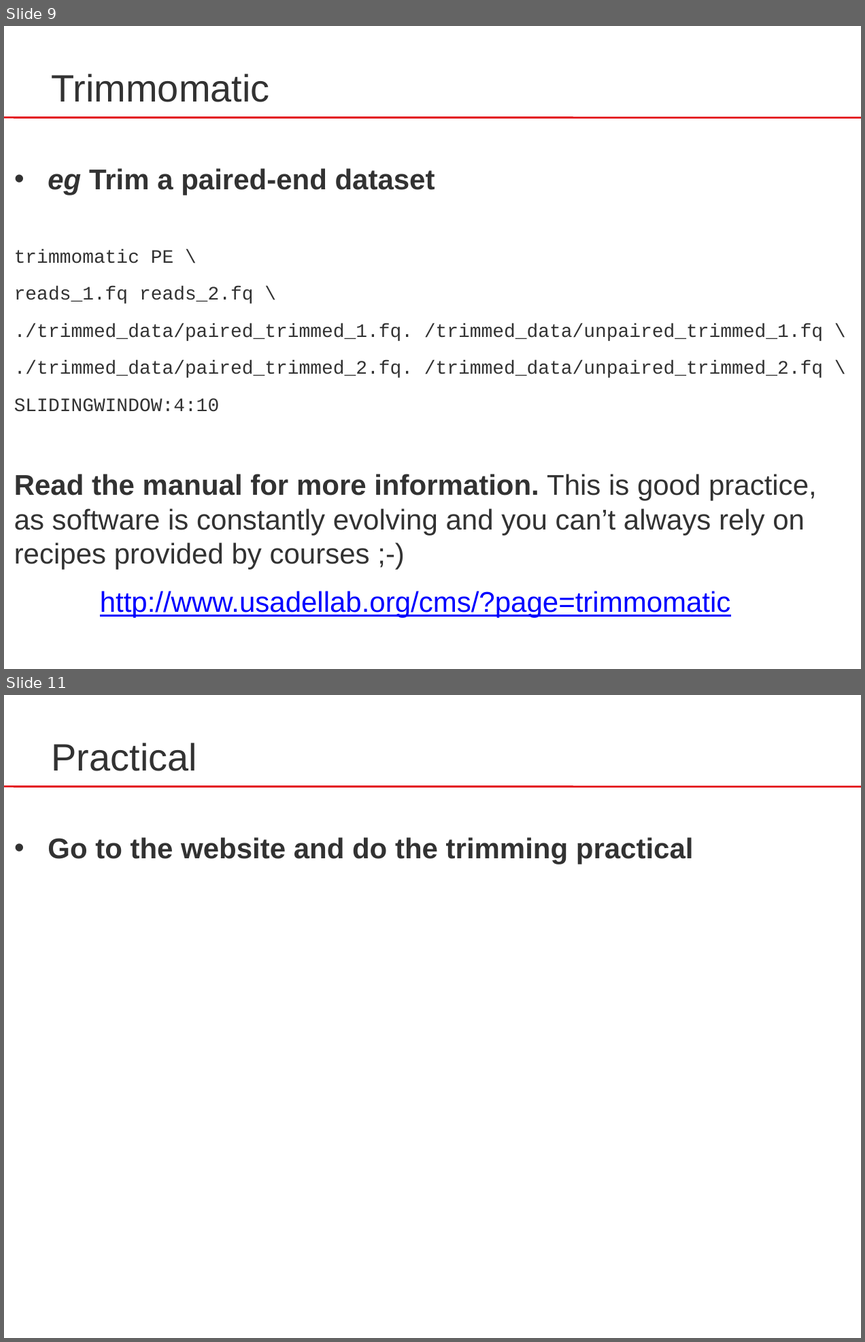
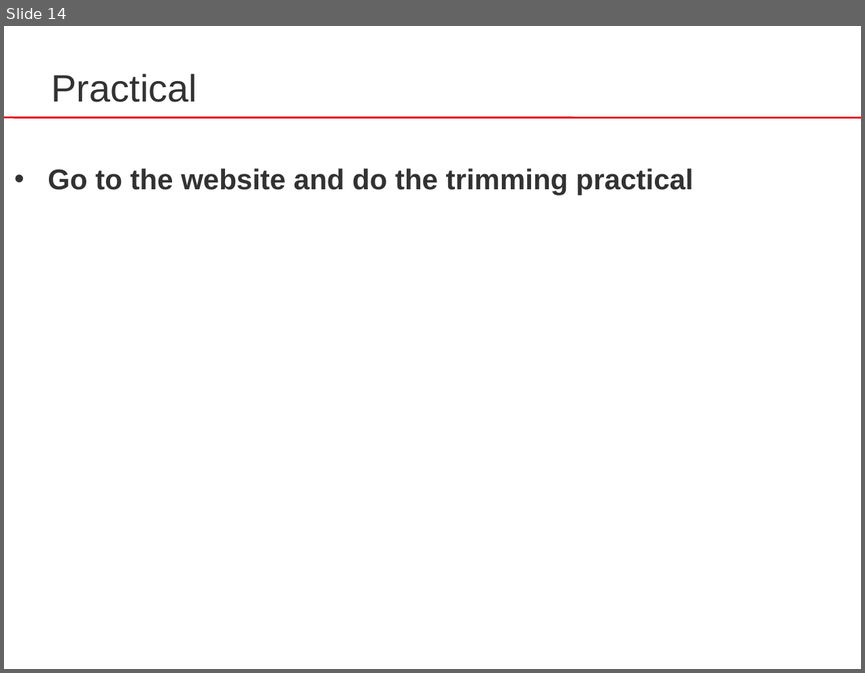
Before and after one commit to sib-swiss/RNAseq-introduction-training, a slide deck: docs/assets/pptx/RNA-Seq_03_trimming.pptx. Shown one above the other, each under a label of ours: slides 9 and 11 before the commit, slide 14 after it; the slides between them are not shown. The pictures are 865x1342 and 865x673 pixels, drawn with LibreOffice and Linux fonts; fonts in the diff are those of the drawing. Boxes give left, top, right and bottom in pixels: in the first picture for what was removed or moved away, otherwise in the second. Text is boxed around its words. In the diff, an @@ line names an element or a change of style, - is before the commit and + after.

Commit message:
updated trim slides + practical

```diff
--- a/docs/assets/pptx/RNA-Seq_03_trimming.pptx
+++ b/docs/assets/pptx/RNA-Seq_03_trimming.pptx
@@ slide 9 removed at [4, 26, 861, 669], background #FFFFFF; not listed: 1 template element that a slide beside it also shows @@
@@ text removed at [51, 74, 269, 102] @@
-Trimmomatic
@@ text removed at [14, 168, 823, 618] @@
-  • eg Trim a paired-end dataset
-trimmomatic PE \
-reads_1.fq reads_2.fq \
-./trimmed_data/paired_trimmed_1.fq. /trimmed_data/unpaired_trimmed_1.fq \
-./trimmed_data/paired_trimmed_2.fq. /trimmed_data/unpaired_trimmed_2.fq \
-SLIDINGWINDOW:4:10
-Read the manual for more information. This is good practice, as software is constantly evolving and you can’t always rely on recipes provided by courses ;-)
-http://www.usadellab.org/cms/?page=trimmomatic
@@ what was slide 11 is now slide 14 @@
```
Also in this commit, not shown: 3 slides changed, 7 slides added, 3 other slides removed, 6 other files.
